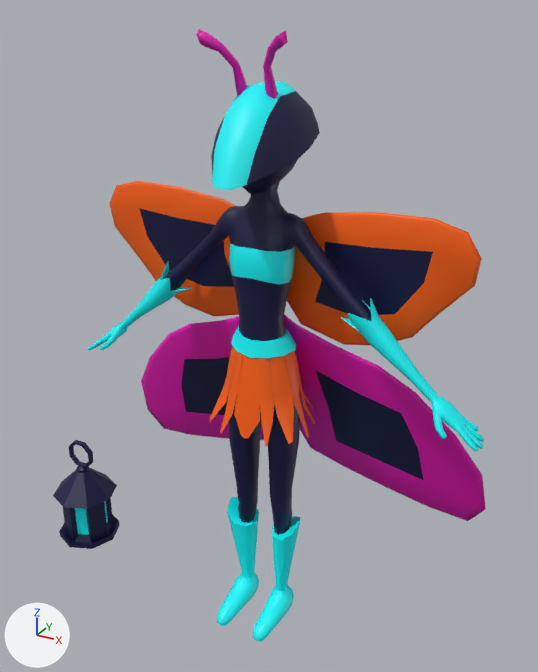
The Blender file Models/Characters/Moxel.blend, before and after one commit.
The view is the same before and after, from a 50 mm lens placed at (1.07, -1.91, 2.05), pointed at (-0.04, 0.11, 1.04). Every picture has the same lights, and +X, +Y and +Z are marked at lower left.

Names of what the first picture shows: 'Moxel'.
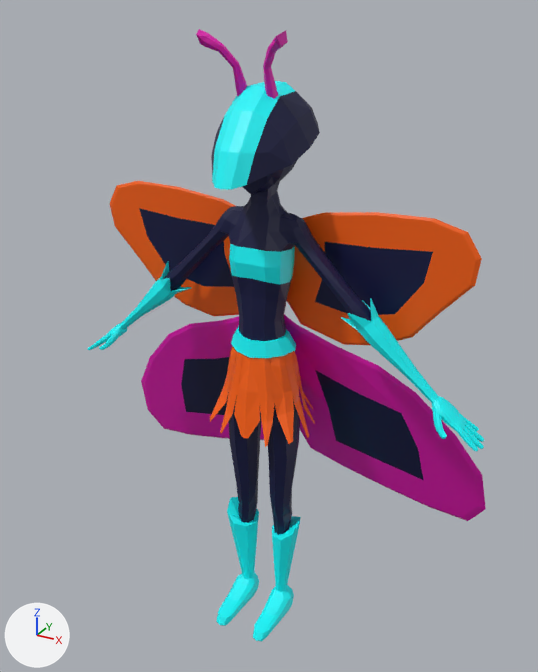
Pixel boxes (x1, y1, x2, y2) of what changed, in the pictures (538 x 672 px):
'Moxel', reshaped (8% narrower): before (53, 29, 486, 642); after (87, 29, 486, 642)
part 1 of me_moxel, deleted (blue): before (53, 466, 120, 549)
part 2 of me_moxel, deleted: before (69, 440, 94, 468)
part 3 of me_moxel, shading changed: (87, 31, 486, 642) in both

What the commit changed:
me_moxel is used by ob_moxel; location (0.0, 0.0, 0.0).
me_moxel had 2446 vertices, 2330 faces and spanned x -0.99..0.73, y -0.23..0.3, z 0.0..2.0.
me_moxel now has 2317 vertices, 2206 faces and spans x -0.73..0.73, y -0.23..0.3, z 0.0..2.0.
me_moxel part 1: the loose piece of 81 vertices spanning x -0.99..-0.72, y -0.13..0.13, z 0.0..0.33 is deleted.
me_moxel part 2: the loose piece of 48 vertices spanning x -0.91..-0.8, y -0.01..0.01, z 0.33..0.44 is deleted.
me_moxel part 3: 2206 kept faces spanning x -0.73..0.73, y -0.23..0.3, z 0.0..2.0 are now shaded flat.
